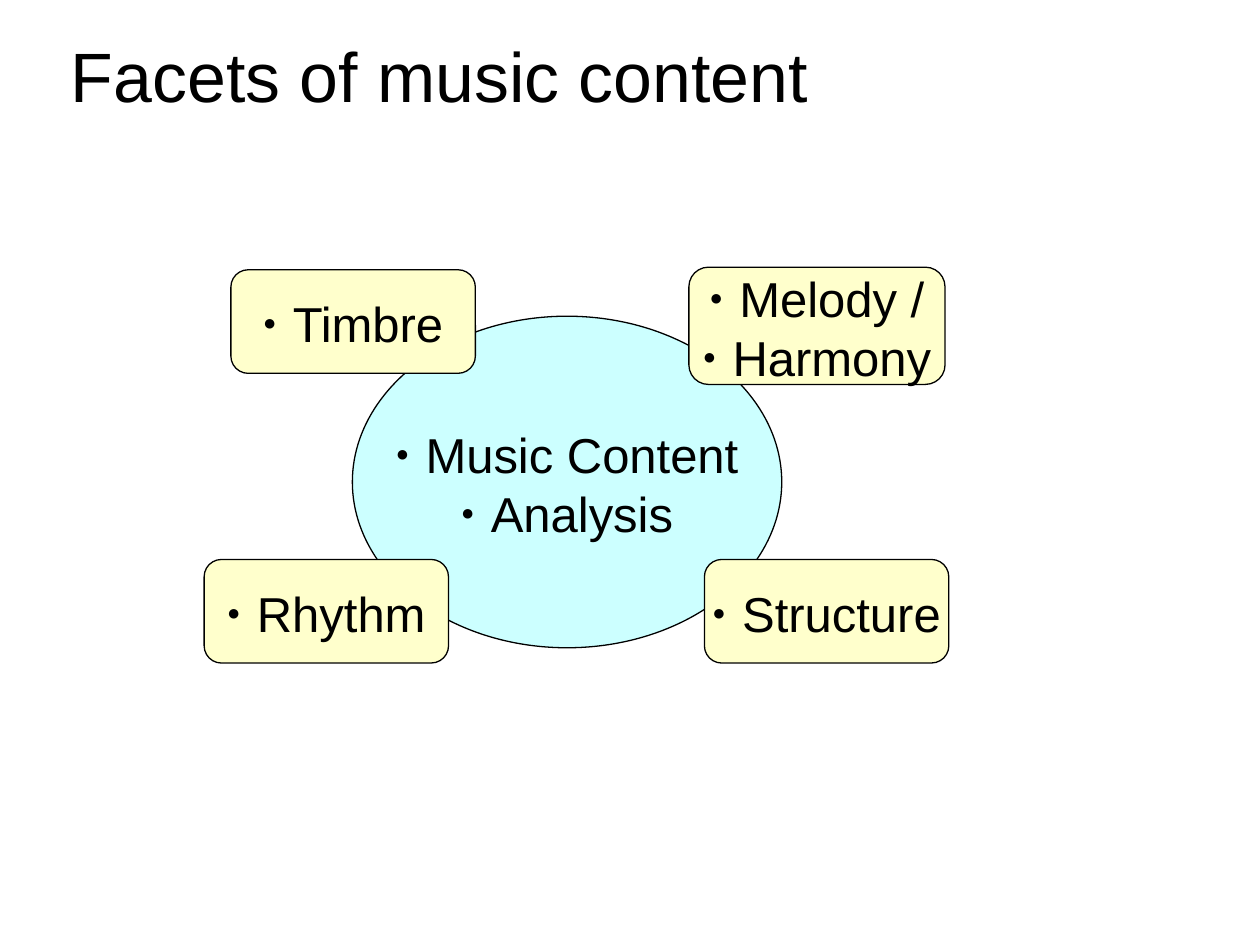
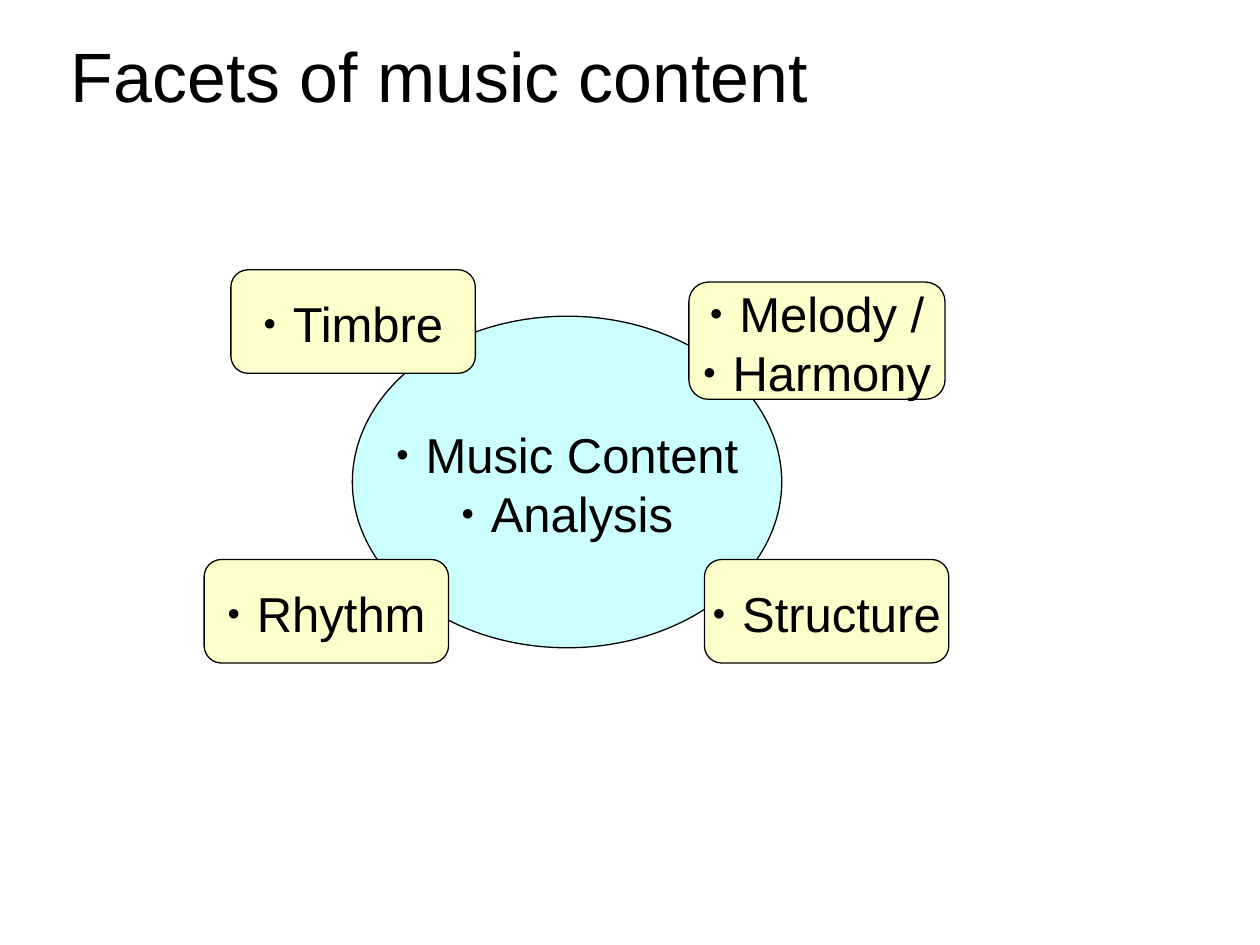
Before and after one commit to hoinx/sms-tools, a slide deck: slide 6 of lectures/9-Sound-description/9T2-Sound-music-description.odp. Drawn at 1260x945 pixels with LibreOffice and Linux fonts; fonts in the diff are those of the drawing. Boxes give left, top, right and bottom in pixels: in the first picture for what was removed or moved away, otherwise in the second. Text is boxed around its words. In the diff, an @@ line names an element or a change of style, - is before the commit and + after.

```diff
--- a/lectures/9-Sound-description/9T2-Sound-music-description.odp
+++ b/lectures/9-Sound-description/9T2-Sound-music-description.odp
@@ rounded rectangle "Melody /": place and size @@
-rounded rectangle "Melody /" at box(689, 267, 945, 384)
+rounded rectangle "Melody /" at box(689, 282, 945, 399)
```
Also in this commit, not shown: 3 other slides changed, 1 slide added, 3 other files.
